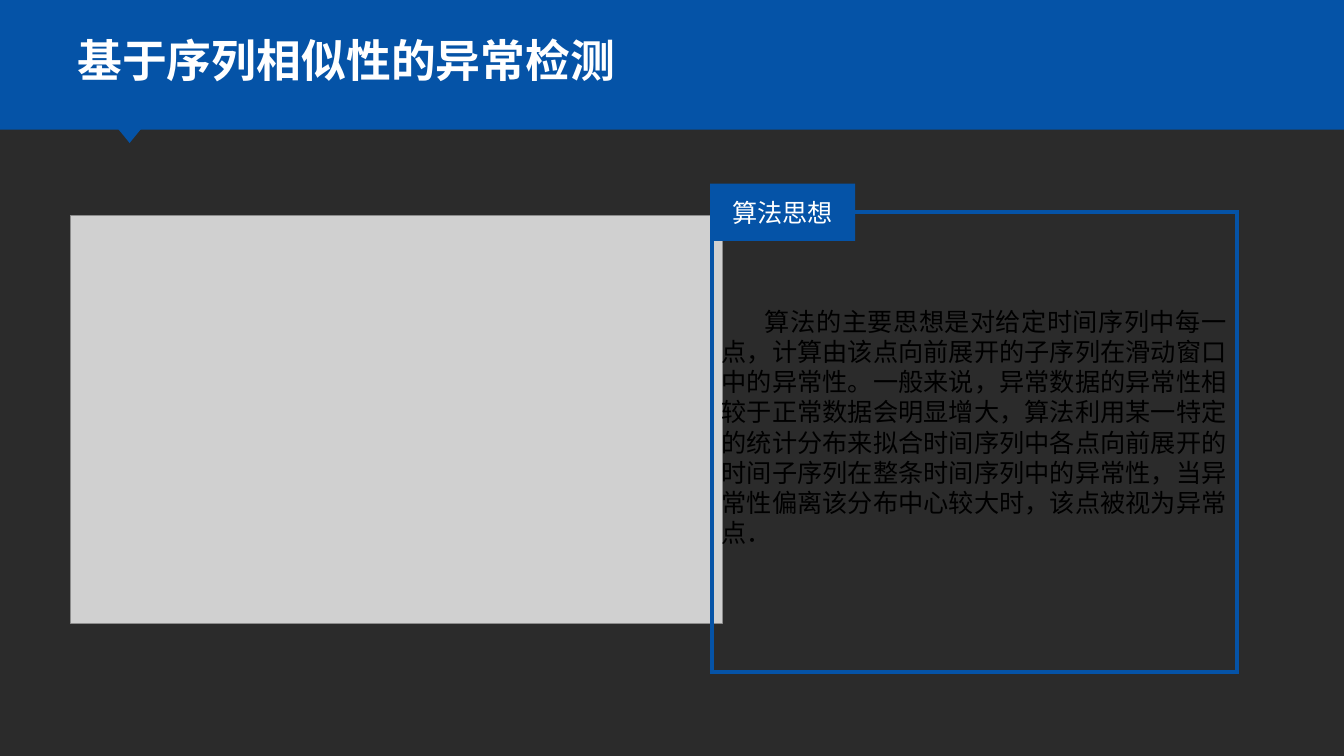
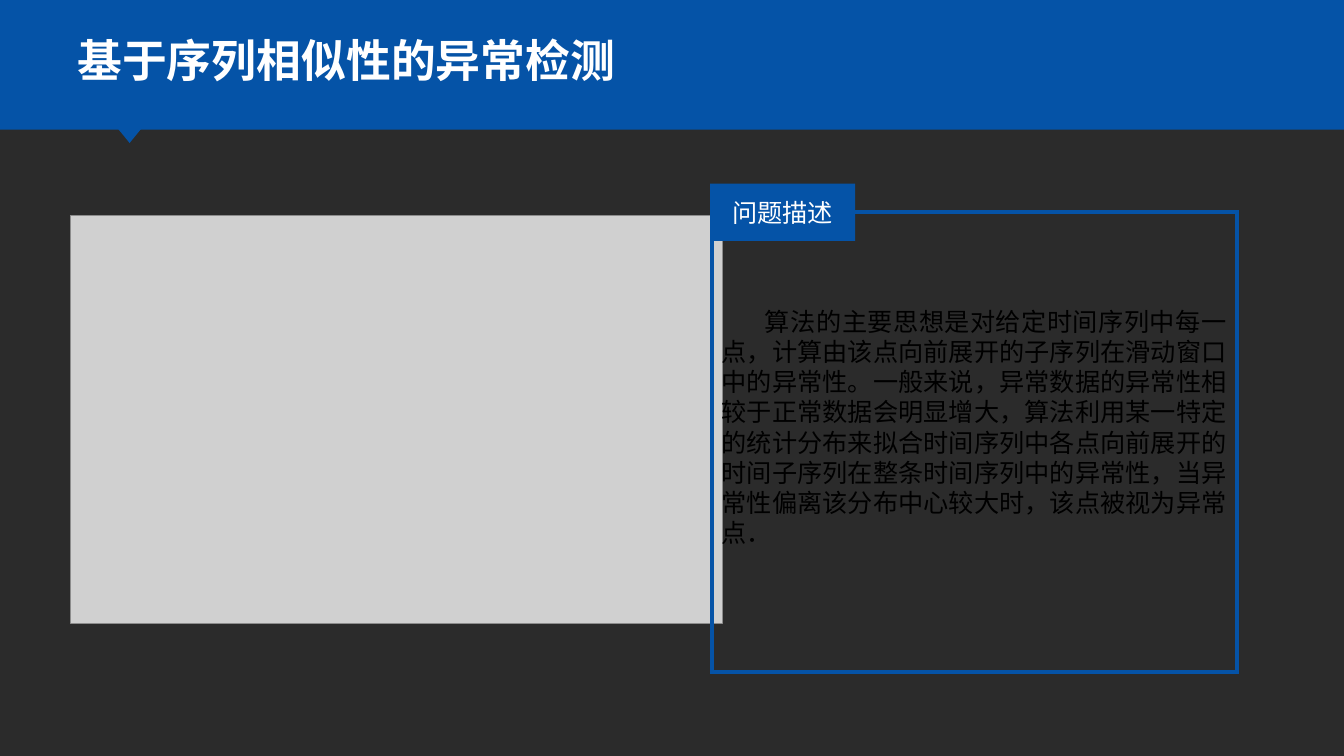
Before and after one commit to huowj/bishe, a slide deck: slide 28 of dabian/毕设.pptx (slide 20 before the commit). Drawn at 1344x756 pixels with LibreOffice and Linux fonts; fonts in the diff are those of the drawing; grey boxes stand for pictures; background and template pictures are left out; a plain dark background stands for a picture behind light text. Boxes give left, top, right and bottom in pixels: in the first picture for what was removed or moved away, otherwise in the second. Text is boxed around its words. In the diff, an @@ line names an element or a change of style, - is before the commit and + after.

```diff
--- a/dabian/毕设.pptx
+++ b/dabian/毕设.pptx
@@ text in rectangle at box(732, 200, 833, 224): text changed @@
-算法思想
+问题描述
```
Also in this commit, not shown: 11 other slides changed, 13 slides added, 1 other file.
